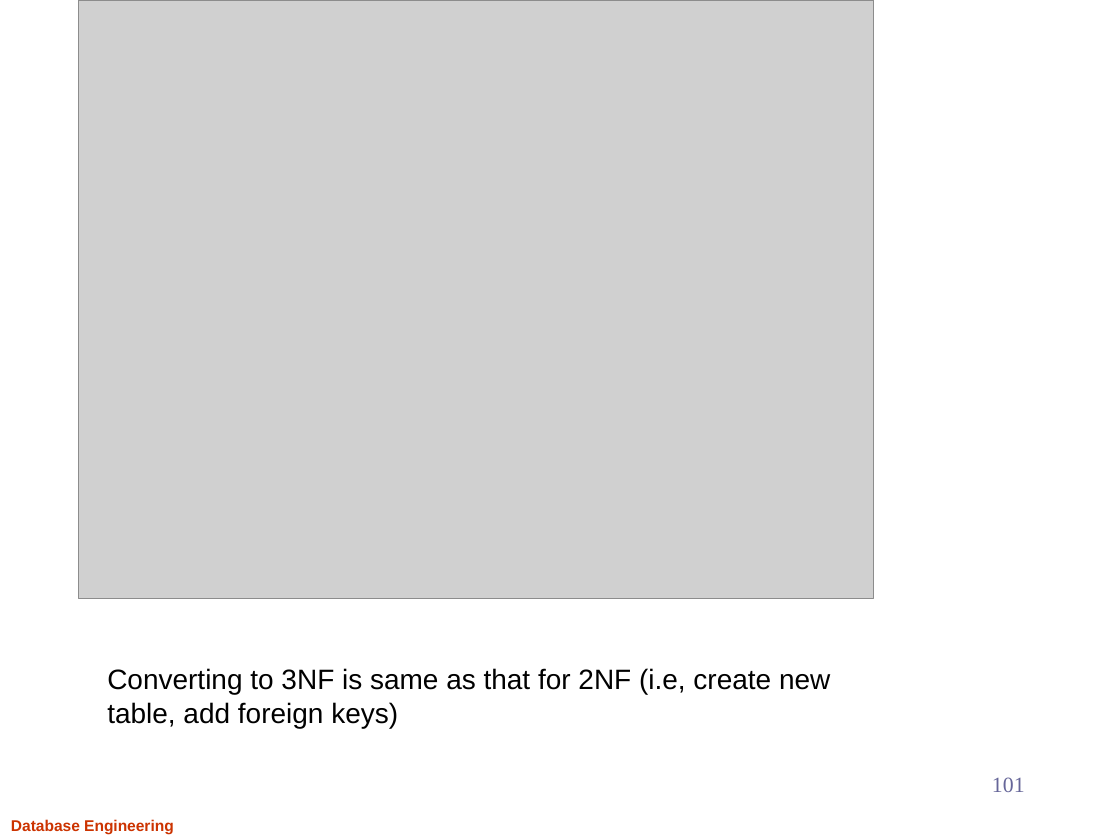
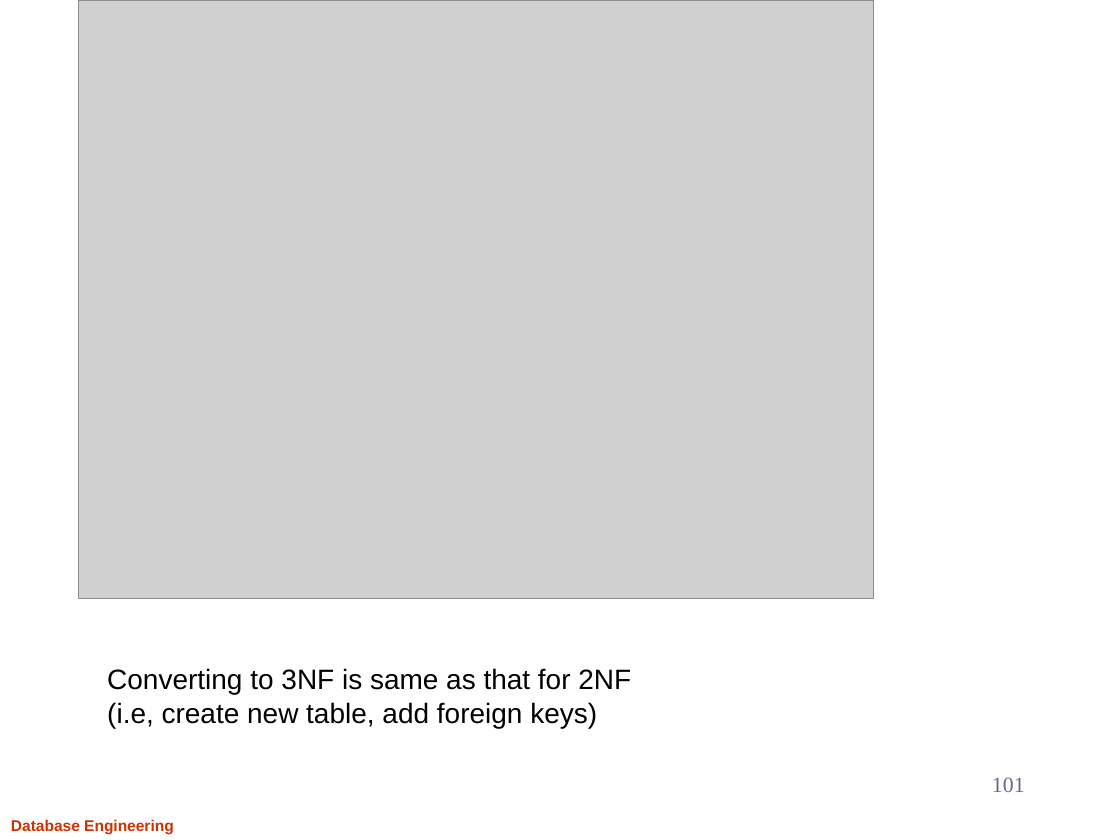
Before and after one commit to Aashishsharma/Learnings, a slide deck: slide 101 of RDBMS/DB.pptx. Drawn at 1120x840 pixels with LibreOffice and Linux fonts; fonts in the diff are those of the drawing; grey boxes stand for pictures. Boxes give left, top, right and bottom in pixels: in the first picture for what was removed or moved away, otherwise in the second. Text is boxed around its words. In the diff, an @@ line names an element or a change of style, - is before the commit and + after.

```diff
--- a/RDBMS/DB.pptx
+++ b/RDBMS/DB.pptx
@@ text at bbox=[107, 668, 631, 728]: text changed @@
-Converting to 3NF is same as that for 2NF (i.e, create new table, add foreign keys)
+Converting to 3NF is same as that for 2NF
+(i.e, create new table, add foreign keys)
```
Also in this commit, not shown: 5 other slides changed, 5 slides added.
